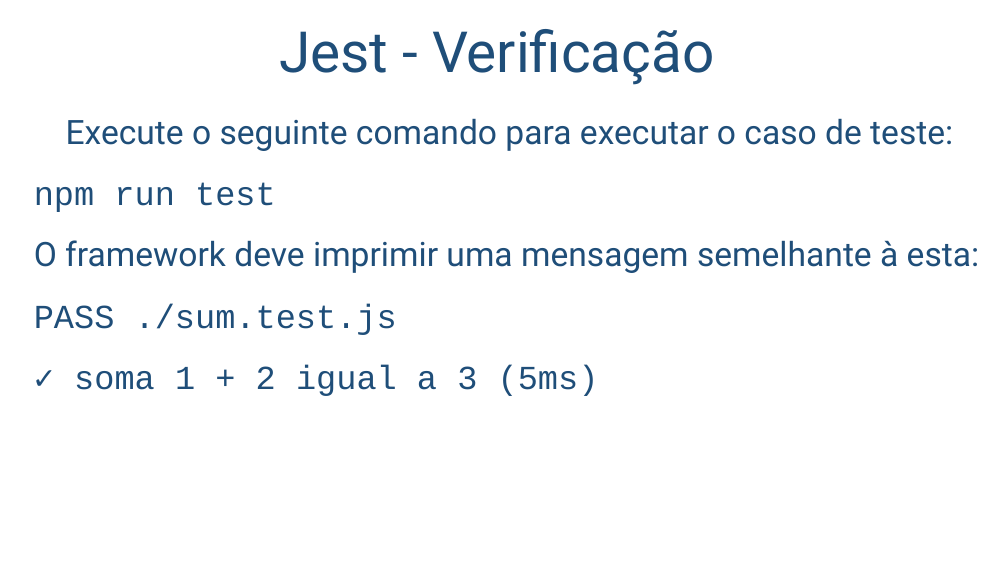
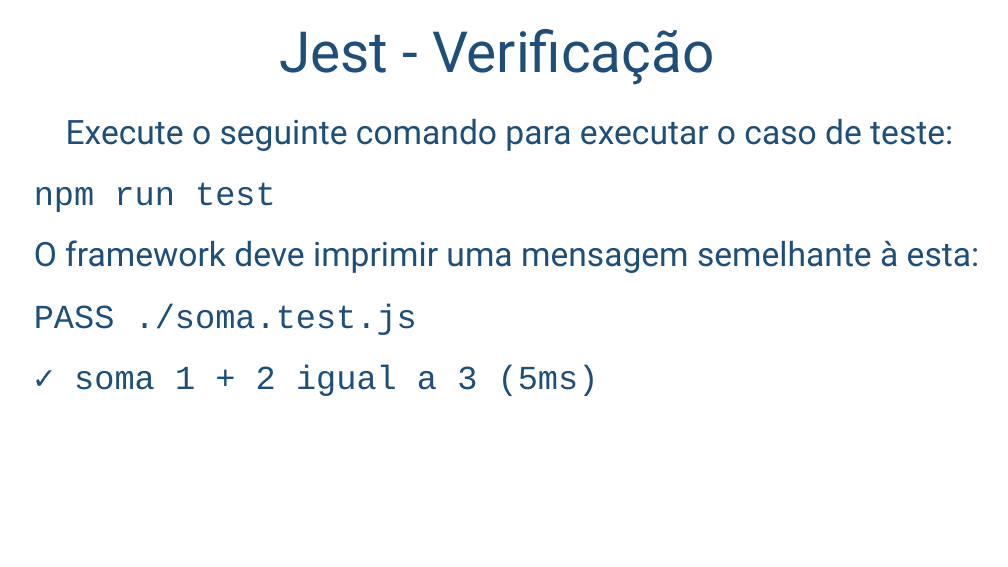
Before and after one commit to salmo-jr/public-slides, a slide deck: slide 11 of unit-tests_javascript.pptx. Drawn at 1008x567 pixels with LibreOffice and Linux fonts; fonts in the diff are those of the drawing; background and template pictures are left out. Boxes give left, top, right and bottom in pixels: in the first picture for what was removed or moved away, otherwise in the second. Text is boxed around its words. In the diff, an @@ line names an element or a change of style, - is before the commit and + after.

```diff
--- a/unit-tests_javascript.pptx
+++ b/unit-tests_javascript.pptx
@@ text at [34,303,417,335]: text changed @@
-PASS ./sum.test.js
+PASS ./soma.test.js
```
Also in this commit, not shown: 2 other slides changed.
